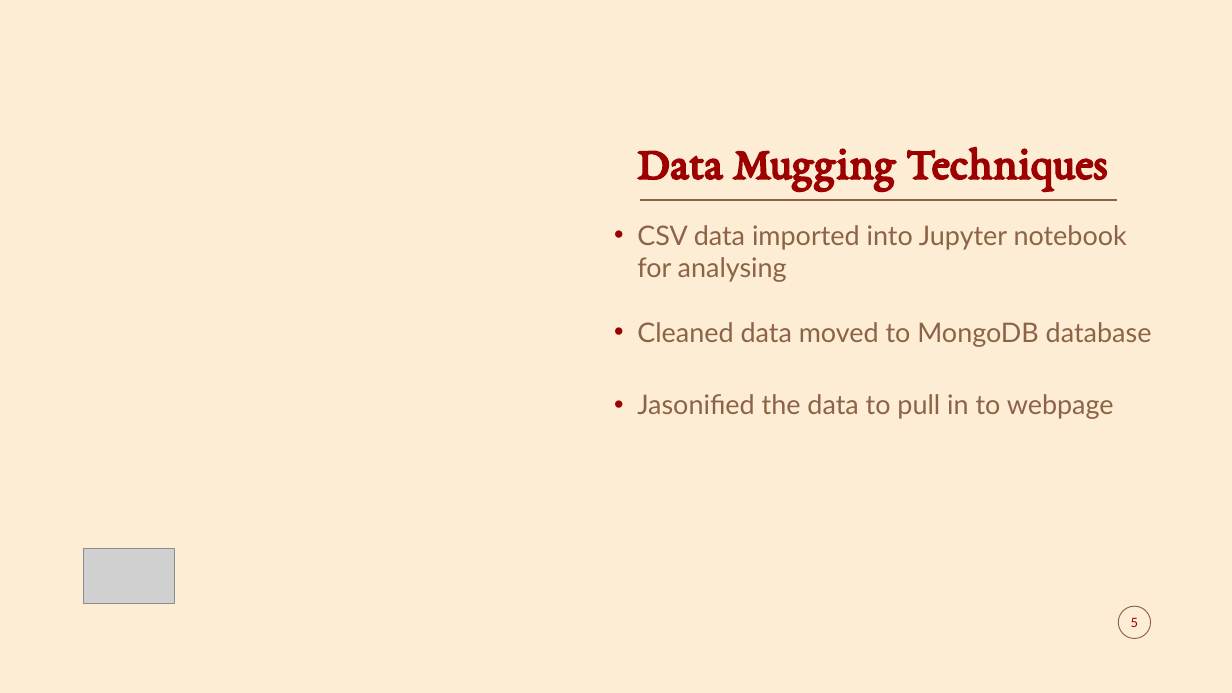
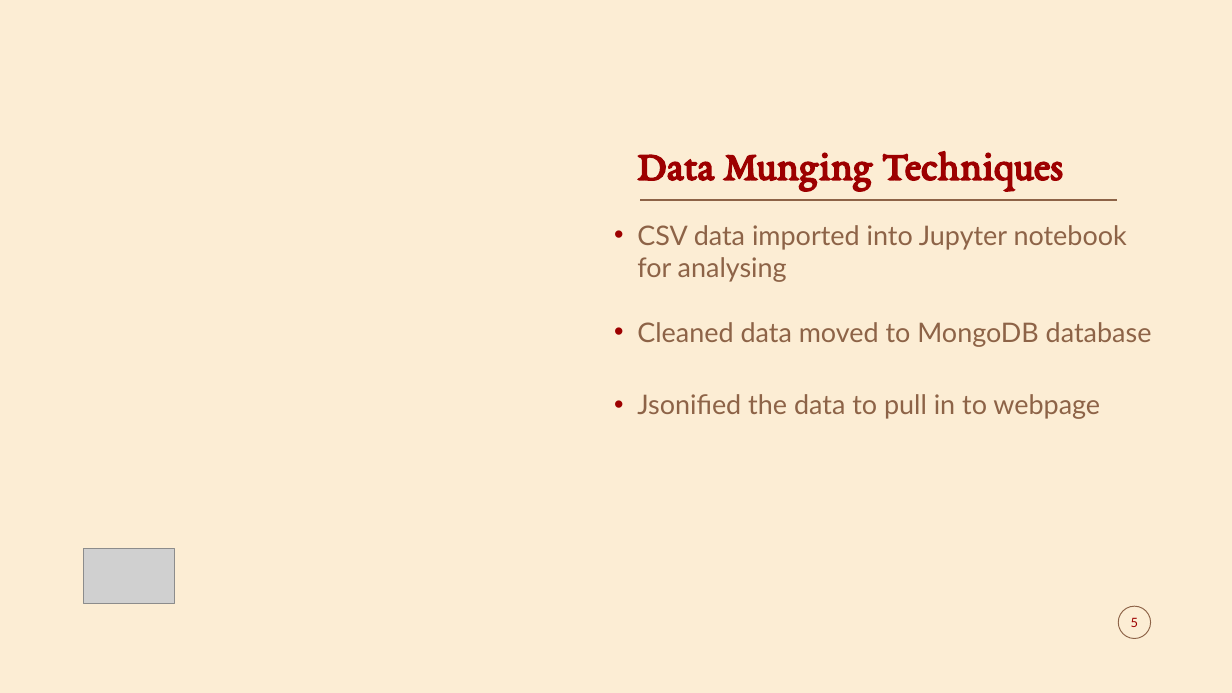
Before and after one commit to GregMaginn/Project-02, a slide deck: slide 5 of The YelProject.pptx. Drawn at 1232x693 pixels with LibreOffice and Linux fonts; fonts in the diff are those of the drawing; grey boxes stand for pictures; background and template pictures are left out. Boxes give left, top, right and bottom in pixels: in the first picture for what was removed or moved away, otherwise in the second. Text is boxed around its words. In the diff, an @@ line names an element or a change of style, - is before the commit and + after.

Commit message:
fix ppt

```diff
--- a/The YelProject.pptx
+++ b/The YelProject.pptx
@@ title at [637, 151, 1063, 190]: text changed; size 36 to 32.4 pt @@
-Data Mugging Techniques
+Data Munging Techniques
@@ text at [637, 394, 1100, 419]: text changed @@
-• Jasonified the data to pull in to webpage
+• Jsonified the data to pull in to webpage
```
Also in this commit, not shown: 1 other slide changed.
